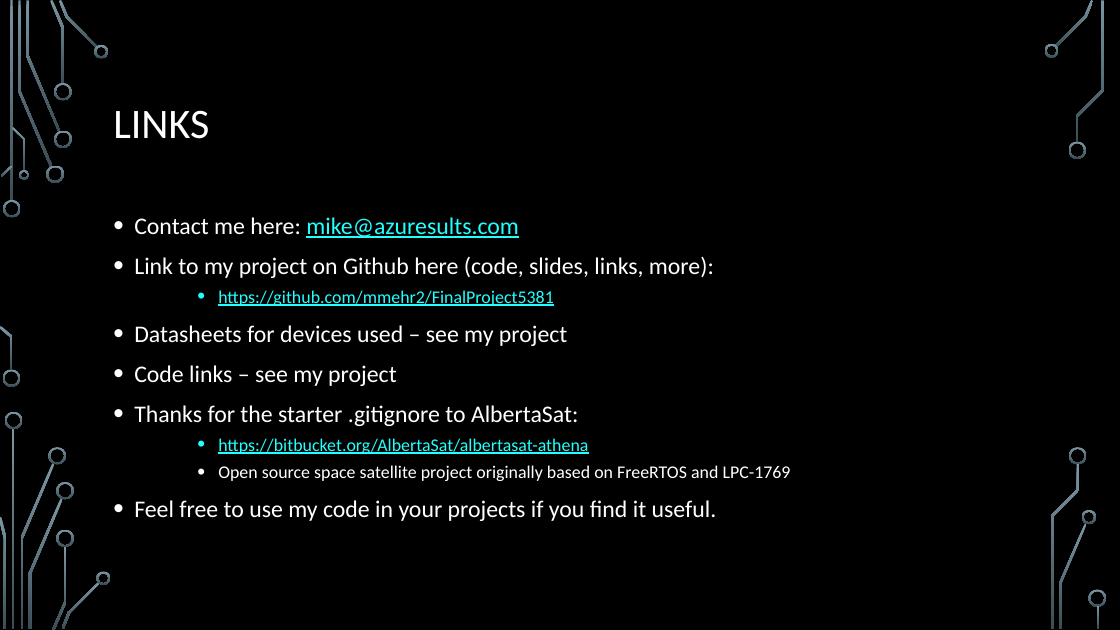
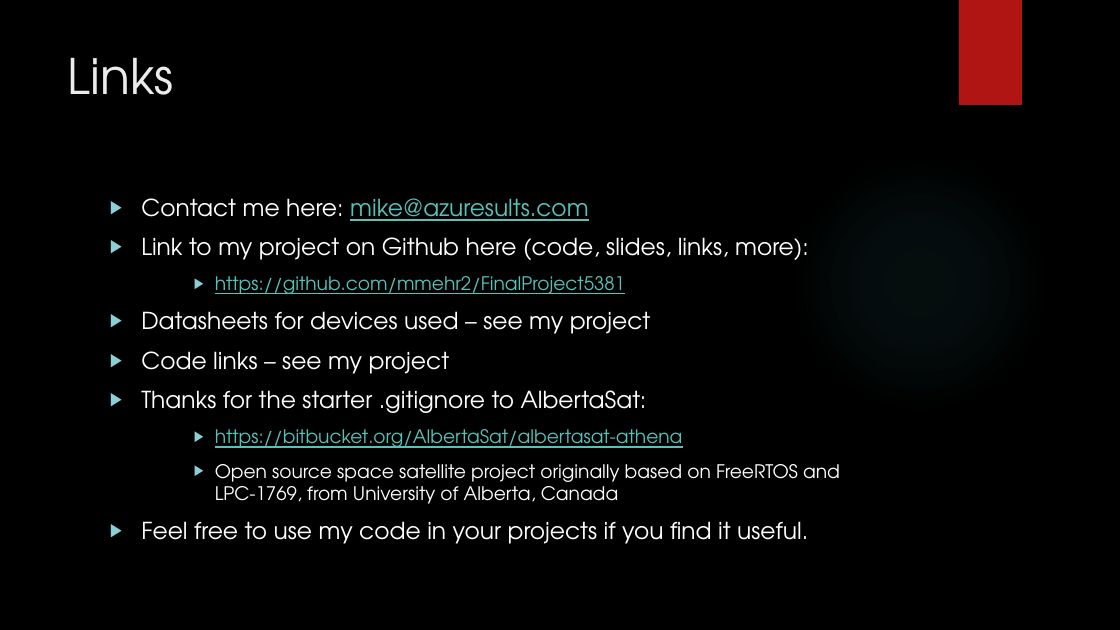
Before and after one commit to EmbeddedSystemClass/FinalProject5381, a slide deck: slide 42 of Final Project 5381.pptx (slide 41 before the commit). Drawn at 1120x630 pixels with LibreOffice and Linux fonts; fonts in the diff are those of the drawing; background and template pictures are left out. Boxes give left, top, right and bottom in pixels: in the first picture for what was removed or moved away, otherwise in the second. Text is boxed around its words. In the diff, an @@ line names an element or a change of style, - is before the commit and + after.

Commit message:
Table of ADC value translation as required. New skin Ion used.

```diff
--- a/Final Project 5381.pptx
+++ b/Final Project 5381.pptx
@@ rectangle added at <box>959,0,1022,105</box>, fill #B01513 @@
@@ title "Links" at <box>68,57,174,95</box>: vertical alignment middle to top @@
@@ title at <box>68,57,174,95</box>: text changed; size 36 to 42 pt; font Calibri to TeX Gyre Adventor; text colour #FFFFFF to #EBEBEB @@
-LINKS
+Links
@@ ellipse added at <box>791,154,1049,413</box>, fill gradient #50B9C1 @@
@@ text "Contact me here: mike@azuresults.com": place and size @@
-text "Contact me here: mike@azuresults.com" at <box>134,217,791,521</box>
+text "Contact me here: mike@azuresults.com" at <box>141,198,840,544</box>
@@ text at <box>141,198,809,544</box>: size 20.4 to 20 pt in "Contact me here: mike@azuresults.com", "Link to my project on Github here ...", "Datasheets for devices used – see my ...", "Code links – see my project" and 2 more places; font Calibri to TeX Gyre Adventor in "Contact me here: mike@azuresults.com", "Link to my project on Github here ...", "https://github.com/mmehr2/FinalProject5381", "Datasheets for devices used – see my ..." and 4 more places; text colour #22FFFF to #58C1BA in "mike@azuresults.com", "https://github.com/mmehr2/FinalProject5381", "https://bitbucket.org/AlbertaSat/albertasat-athena"; size 15.3 to 16 pt in "https://github.com/mmehr2/FinalProject5381", "https://bitbucket.org/AlbertaSat/albertasat-athena"; bullet • to ▶; more space between paragraphs @@
@@ text at <box>215,464,840,504</box>: text changed; size 15.3 to 16 pt; font Calibri to TeX Gyre Adventor @@
-    • Open source space satellite project originally based on FreeRTOS and LPC-1769
+    ▶ Open source space satellite project originally based on FreeRTOS and LPC-1769, from University of Alberta, Canada
@@ group removed at <box>0,0,1107,630</box>: 33 freeform shapes, 3 rectangles @@
```
Also in this commit, not shown: 43 other slides changed, 1 slide added.
